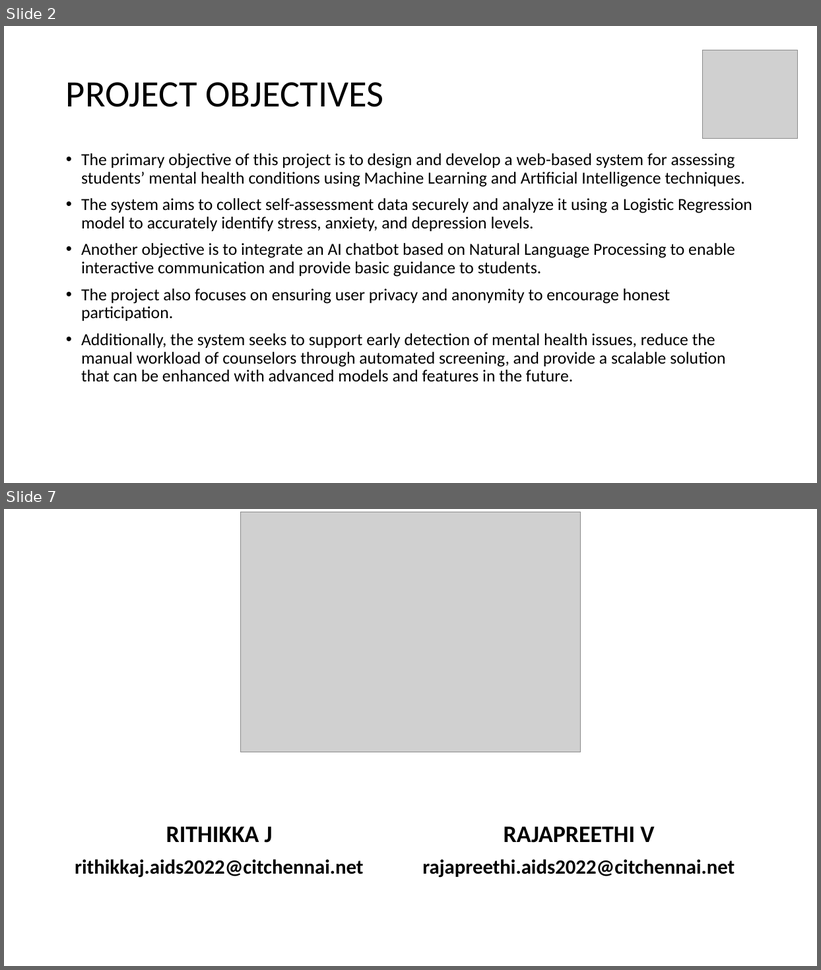
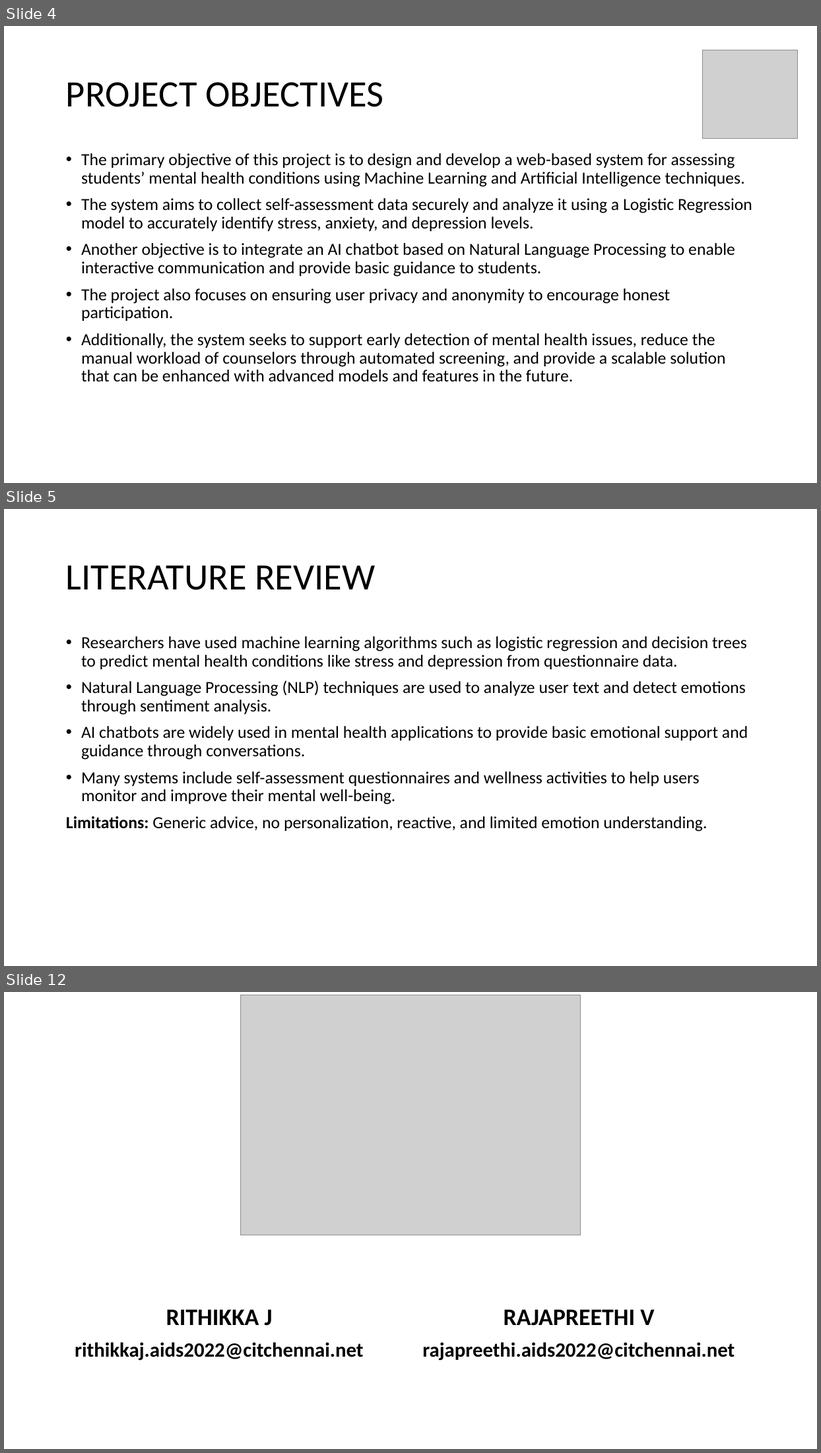
Before and after one commit to rithikkaj/Finalyear, a slide deck: CCP_FIRST_REVIEW[1][1].pptx. Shown one above the other, each under a label of ours: slides 2 and 7 before the commit, slides 4, 5 and 12 after it; the slides between them are not shown. The pictures are 821x970 and 821x1453 pixels, drawn with LibreOffice and Linux fonts; fonts in the diff are those of the drawing; grey boxes stand for pictures. Boxes give left, top, right and bottom in pixels: in the first picture for what was removed or moved away, otherwise in the second. Text is boxed around its words. In the diff, an @@ line names an element or a change of style, - is before the commit and + after.

```diff
--- a/CCP_FIRST_REVIEW[1][1].pptx
+++ b/CCP_FIRST_REVIEW[1][1].pptx
@@ slide 5 added at box(4, 509, 817, 966), background #FFFFFF @@
@@ title added at box(66, 565, 375, 590), 44 pt, text #000000 @@
+LITERATURE REVIEW
@@ text added at box(66, 636, 748, 832), 20 pt, text #000000 @@
+• Researchers have used machine learning algorithms such as logistic regression and decision trees to predict mental health conditions like stress and depression from questionnaire data.
+• Natural Language Processing (NLP) techniques are used to analyze user text and detect emotions through sentiment analysis.
+• AI chatbots are widely used in mental health applications to provide basic emotional support and guidance through conversations.
+• Many systems include self-assessment questionnaires and wellness activities to help users monitor and improve their mental well-being.
+Limitations: Generic advice, no personalization, reactive, and limited emotion understanding.
@@ what was slide 2 is now slide 4 @@
@@ what was slide 7 is now slide 12 @@
```
Also in this commit, not shown: 2 slides changed, 6 other slides added, 2 slides removed, 7 other files.
